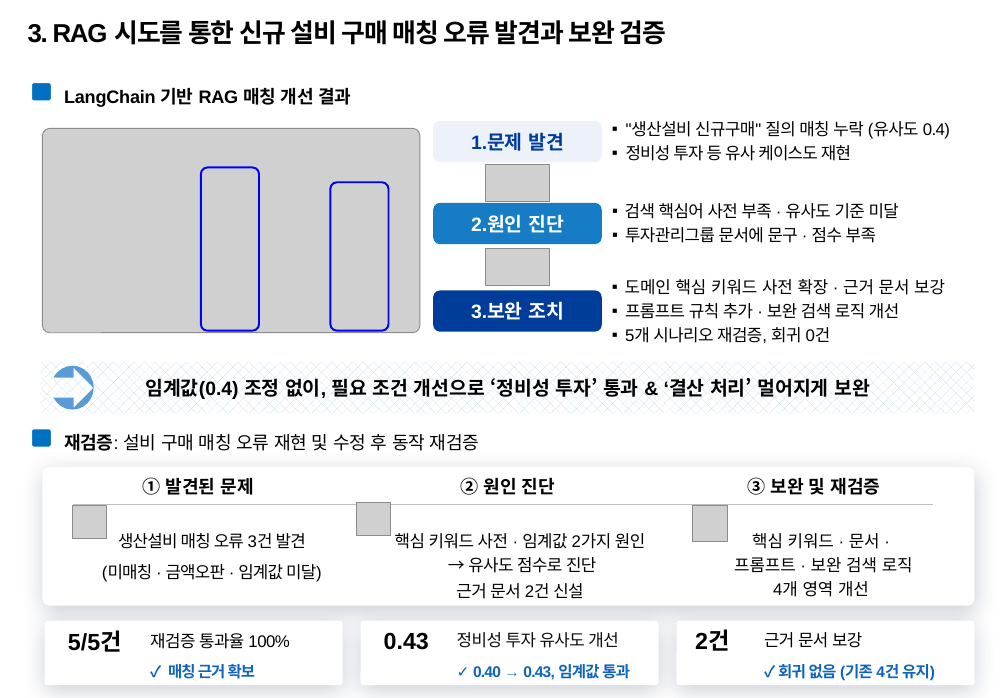
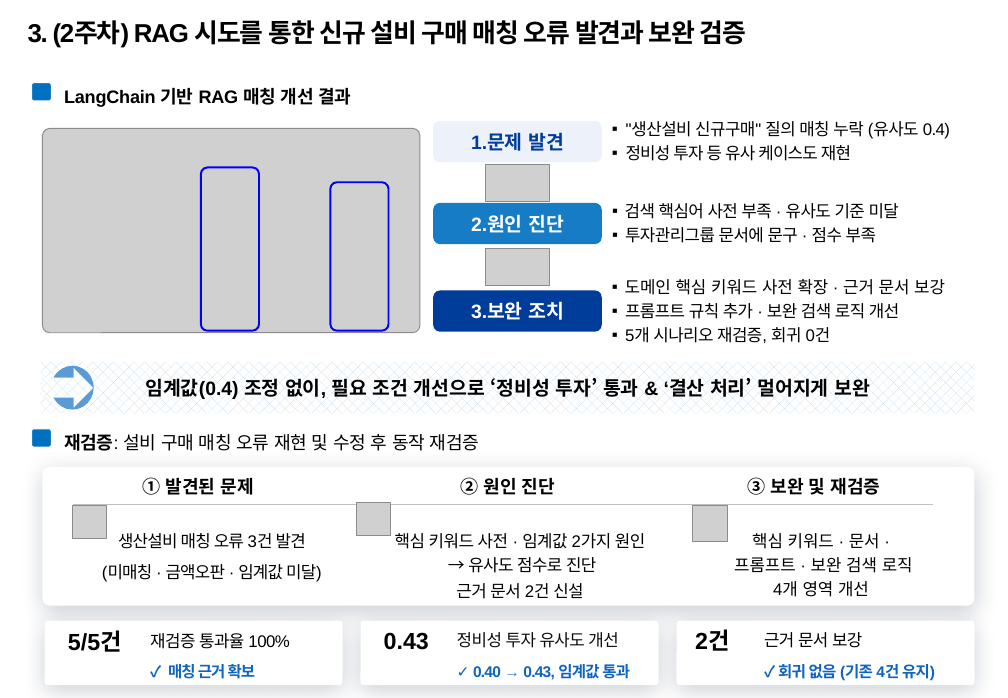
Before and after one commit to temmi81-hue/department-ragas, a slide deck: slide 4 of presentation/submission/26년 포스코퓨처엠 AI활용전문가 과정_사무계_송다혜.pptx. Drawn at 1008x698 pixels with LibreOffice and Linux fonts; fonts in the diff are those of the drawing; grey boxes stand for pictures; background and template pictures are left out. Boxes give left, top, right and bottom in pixels: in the first picture for what was removed or moved away, otherwise in the second. Text is boxed around its words. In the diff, an @@ line names an element or a change of style, - is before the commit and + after.

```diff
--- a/presentation/submission/26년 포스코퓨처엠 AI활용전문가 과정_사무계_송다혜.pptx
+++ b/presentation/submission/26년 포스코퓨처엠 AI활용전문가 과정_사무계_송다혜.pptx
@@ text at (28, 20, 746, 48): text changed @@
-3. RAG 시도를 통한 신규 설비 구매 매칭 오류 발견과 보완 검증
+3. (2주차) RAG 시도를 통한 신규 설비 구매 매칭 오류 발견과 보완 검증
```
Also in this commit, not shown: 1 other slide changed, 1 other file.
